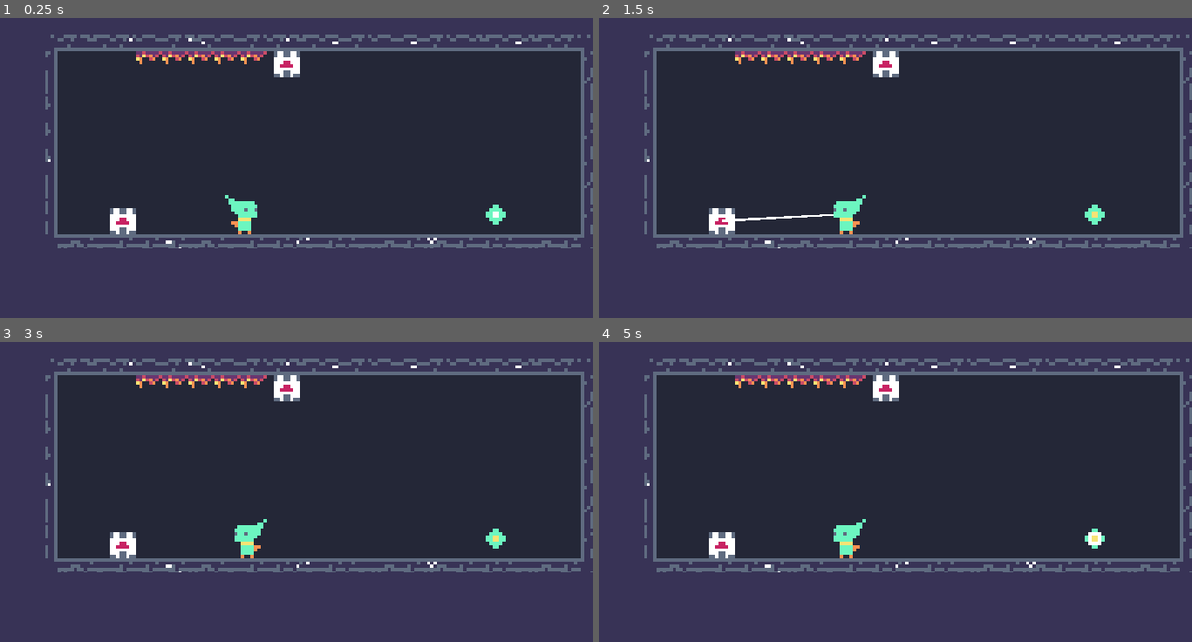
Above: before the commit, frames 1-4 (two rows, left to right).
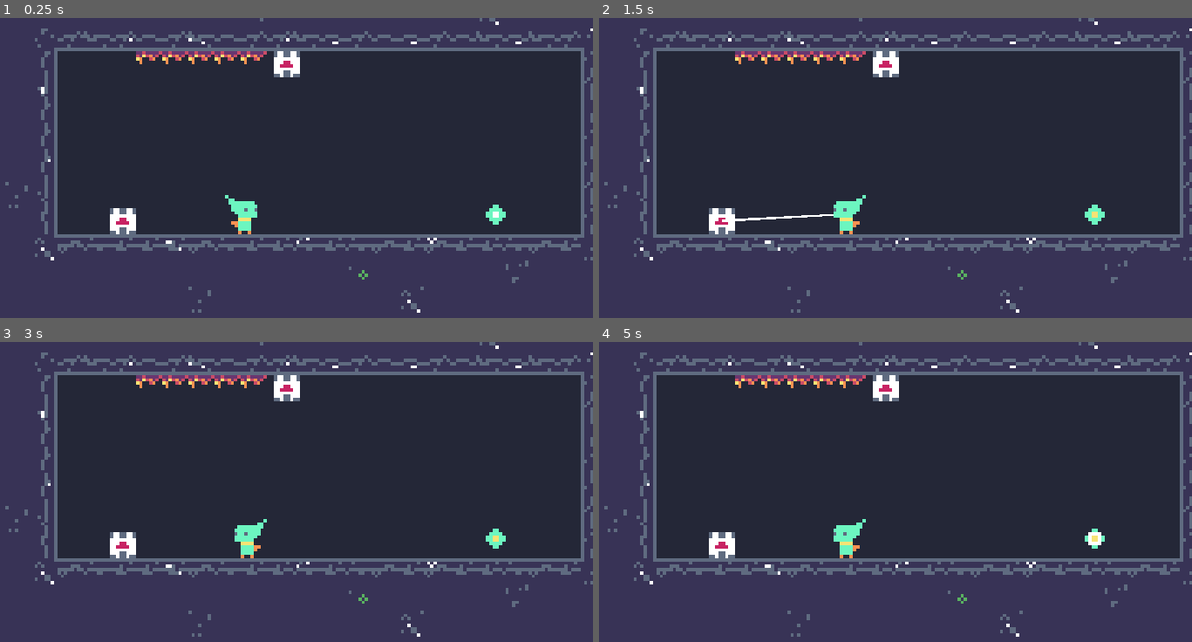
Above: after the commit, the same moments.

Repository: voithos/elfin
Game: Godot game, scene res://scenes/levels/level1.tscn
Same seed, same stepped clock (60 frames per second), same inputs: the game is played once before the commit and once after it.
Inputs (mouse positions are in pixels of both pictures, inside the frame that each line leads up to):
- Up to frame 1 (0.25 s): no input
- Up to frame 2 (1.5 s): tap Enter at 0.5 s; move the mouse to (996, 195) at 0.52 s; press the mouse at (996, 195) at 0.53 s; tap Space at 0.77, 1.25 s; move the mouse to (705, 234) at 1.27 s; release the mouse at (705, 234) at 1.28 s; right-click (705, 234) at 1.35 s
- Up to frame 3 (3 s): tap Space at 1.52, 2.75 s; tap Enter at 2 s; move the mouse to (314, 453) at 2.02 s; press the mouse at (314, 453) at 2.03 s; move the mouse to (207, 618) at 2.77 s; release the mouse at (207, 618) at 2.78 s; right-click (207, 618) at 2.85 s
- Up to frame 4 (5 s): tap Space at 3.02, 3.77, 4.25, 4.52 s; tap Enter at 3.5 s; move the mouse to (1049, 597) at 3.52 s; press the mouse at (1049, 597) at 3.53 s; move the mouse to (634, 480) at 4.27 s; release the mouse at (634, 480) at 4.28 s; right-click (634, 480) at 4.35 s

The runs differ from the first frame. In frame 1, 0.9% of the frame differs, in the area x 0-100%, y 0-99%; in frame 2, 0.9%; in frame 3, 0.9%; in frame 4, 0.9%.

Commit message:
Improve goal.

Diff:
--- a/scenes/goal.tscn
+++ b/scenes/goal.tscn
@@ -38,7 +38,7 @@
 spread = 180.0
 flatness = 0.0
 gravity = Vector3( 0, 0, 0 )
-initial_velocity = 20.0
+initial_velocity = 30.0
 initial_velocity_random = 0.0
 angular_velocity = 0.0
 angular_velocity_random = 0.0
@@ -66,7 +66,7 @@
 anim_loop = false
 _sections_unfolded = [ "Angle", "Angular Velocity", "Color", "Emission Shape", "Hue Variation", "Initial Velocity", "Spread", "Trail" ]
 
-[node name="goal" type="Sprite"]
+[node name="goal" type="Sprite" index="0"]
 
 scale = Vector2( 3, 3 )
 texture = ExtResource( 1 )
@@ -104,9 +104,9 @@
 
 [node name="particles" type="Particles2D" parent="." index="2"]
 
-emitting = true
-amount = 30
-lifetime = 0.5
+emitting = false
+amount = 50
+lifetime = 0.75
 one_shot = false
 preprocess = 0.0
 speed_scale = 1.0
--- a/scenes/levels/level1.tscn
+++ b/scenes/levels/level1.tscn
@@ -9,14 +9,14 @@
 [ext_resource path="res://scenes/player.tscn" type="PackedScene" id=7]
 [ext_resource path="res://scenes/goal.tscn" type="PackedScene" id=8]
 
-[node name="level1" type="Node2D" index="0"]
+[node name="level1" type="Node2D"]
 
 script = ExtResource( 1 )
 next_level = "res://scenes/goal.tscn"
 
 [node name="background" parent="." index="0" instance=ExtResource( 2 )]
 
-[node name="foregrounds" type="Node" parent="." index="1"]
+[node name="foregrounds" type="Node2D" parent="." index="1"]
 
 editor/display_folded = true
 
@@ -62,7 +62,9 @@
 tile_data = PoolIntArray( 9, 53, 0, 131077, 56, 0, 131086, 54, 0, 262141, 49, 0, 262142, 11, 0, 262143, 9, 0, 196608, 8 …(967 unchanged characters)…
 _sections_unfolded = [ "Cell", "Transform", "Z Index" ]
 
-[node name="danger_areas" type="Node" parent="." index="3"]
+[node name="danger_areas" type="Node2D" parent="." index="3"]
+
+editor/display_folded = true
 
 [node name="danger_area1" parent="danger_areas" index="0" instance=ExtResource( 5 )]
 
